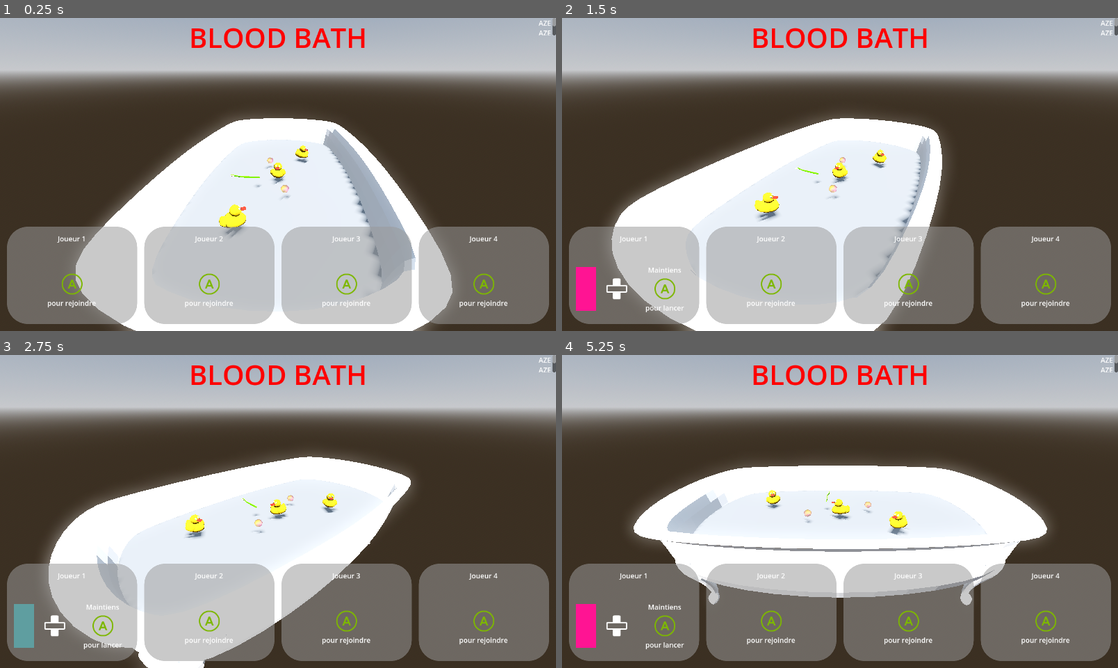
Above: before the commit, frames 1-4 (two rows, left to right).
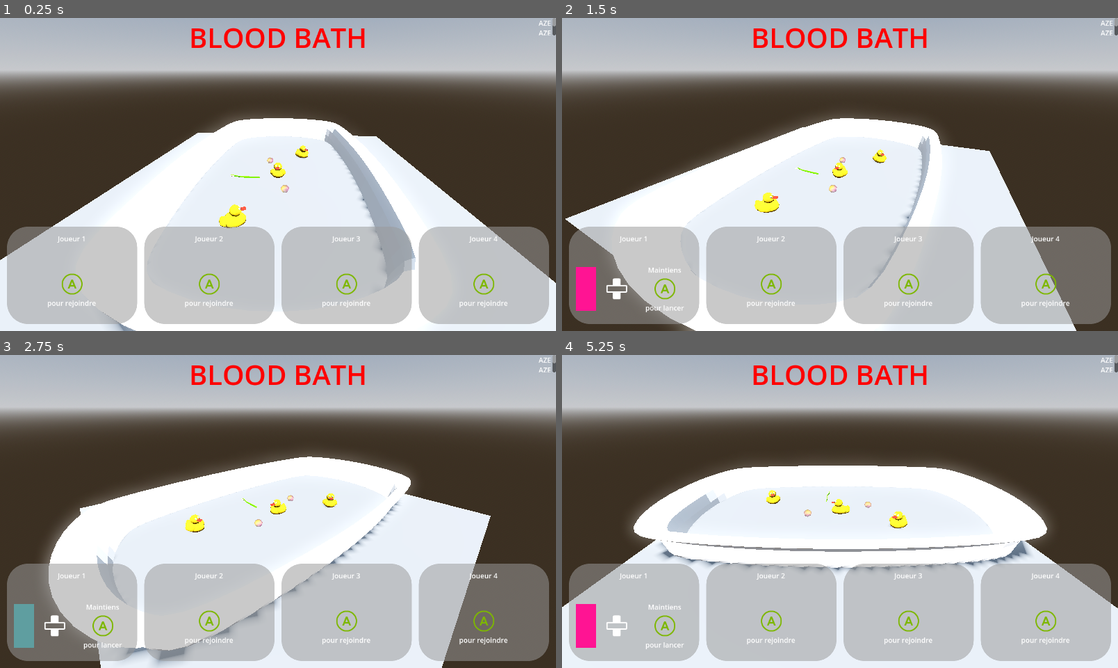
Above: after the commit, the same moments.

Repository: Gr0minet/ggj2025
Game: Godot game, scene res://scenes/test_all.tscn
Two runs of this game, one before a commit and one after it. Both use one fixed random seed, a clock stepped at 60 frames per second and the inputs below.
Inputs:
- Up to frame 1 (0.25 s): no input
- Up to frame 2 (1.5 s): hold I (change_color_up) 0.53-1.28 s; hold J (join_game) 0.53-1.28 s; tap G (jump) at 0.77 s; hold O (change_color_down) from 1.28 s (still down); tap 1 at 1.35 s
- Up to frame 3 (2.75 s): tap G (jump) at 1.52 s; release O (change_color_down) at 2.03 s; hold I (change_color_up) from 2.03 s (still down); tap 2 at 2.1 s
- Up to frame 4 (5.25 s): tap 3 at 2.85 s; tap G (jump) at 3.02, 3.77, 4.52 s; release I (change_color_up) at 3.53 s; hold O (change_color_down) from 3.53 s (still down); tap 4 at 3.6 s; tap 5 at 4.35 s; tap 6 at 5.1 s

The runs differ from the first frame. In frame 1, 15% of the frame differs, in the area x 0-100%, y 36-100%; in frame 2, 13%; in frame 3, 16%; in frame 4, 28%, in the area x 0-100%, y 42-100%.

Commit message:
Ajout fix water shader

Diff:
--- a/godot/main/main.tscn
+++ b/godot/main/main.tscn
@@ -52,7 +52,7 @@
 noise = SubResource("FastNoiseLite_imin5")
 
 [sub_resource type="ShaderMaterial" id="ShaderMaterial_nyuec"]
-render_priority = 0
+render_priority = -1
 shader = ExtResource("1_gudu6")
 shader_parameter/water_color = Color(0.133333, 0.490196, 0.823529, 1)
 shader_parameter/water_depth_color = Color(0.133333, 0.490196, 0.823529, 1)
@@ -64,6 +64,7 @@
 
 [sub_resource type="PlaneMesh" id="PlaneMesh_h4pj0"]
 material = SubResource("ShaderMaterial_nyuec")
+size = Vector2(4, 4)
 
 [node name="Main" type="Node3D" node_paths=PackedStringArray("camera", "players_parent_node")]
 transform = Transform3D(1, 0, -1.06581e-14, 0, 1, 0, 1.06581e-14, 0, 1, 0, 0, 0)
@@ -127,15 +128,15 @@
 shape = SubResource("BoxShape3D_1b16v")
 
 [node name="FLOTTE2" parent="." instance=ExtResource("3_qnajh")]
-transform = Transform3D(2, 0, 0, 0, 2, 0, 0, 0, 2, 0, -0.276916, 0)
+transform = Transform3D(2, 0, 0, 0, 2, 0, 0, 0, 2, 0, -0.179578, 0)
+visible = false
 
 [node name="FLOTTE" parent="FLOTTE2" index="0"]
 transform = Transform3D(1.04346, 0, 0, 0, 1.04346, 0, 0, 0, 1.04346, 0, 0.589272, 0)
 surface_material_override/0 = SubResource("ShaderMaterial_6uoci")
 
 [node name="Water" type="MeshInstance3D" parent="."]
-transform = Transform3D(1, 0, 0, 0, 1, 0, 0, 0, 1, 0, 0.5, 0)
-visible = false
+transform = Transform3D(1, 0, 0, 0, 1, 0, 0, 0, 1, 0, 0.975846, 0)
 mesh = SubResource("PlaneMesh_h4pj0")
 
 [node name="Players" type="Node3D" parent="."]
